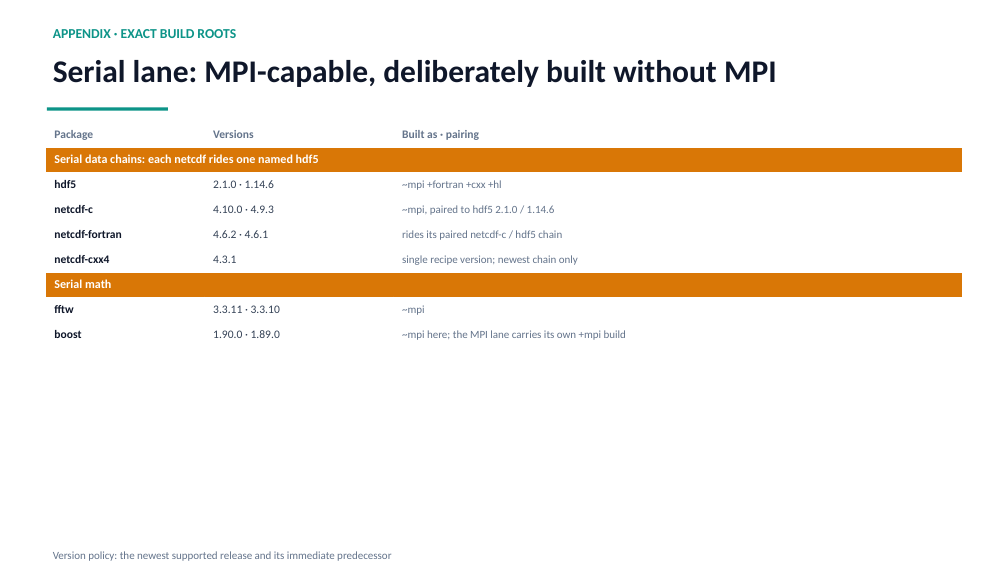
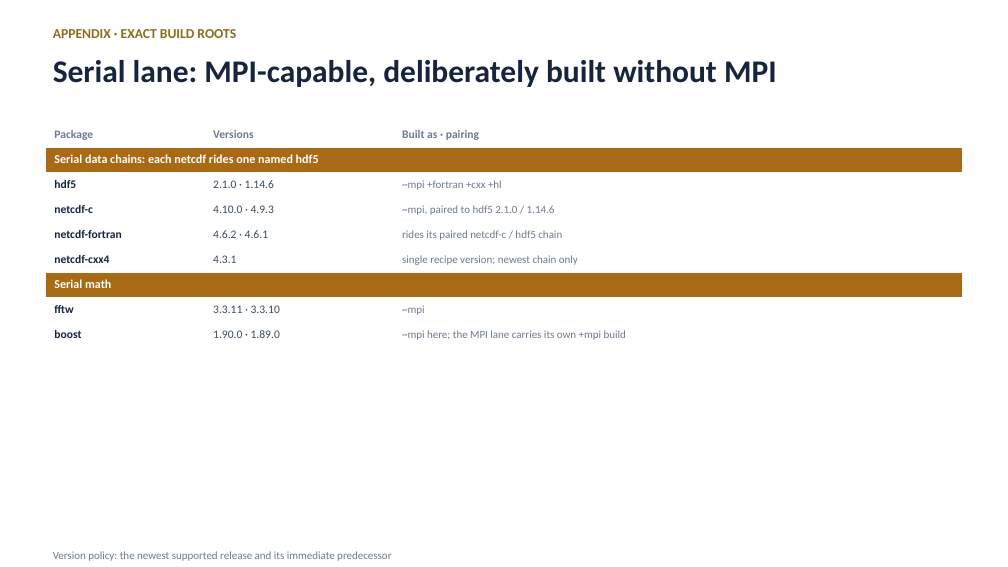
Before and after one commit to ray12514/stack-planning, a slide deck: slide 13 of presentations/cse_lanes_model.pptx. Drawn at 1008x567 pixels with LibreOffice and Linux fonts; fonts in the diff are those of the drawing. Boxes give left, top, right and bottom in pixels: in the first picture for what was removed or moved away, otherwise in the second. Text is boxed around its words. In the diff, an @@ line names an element or a change of style, - is before the commit and + after.

Commit message:
Deck: navy and gold palette, and drop the machine-design tells
The old palette was the Tailwind default color set verbatim, which is a
soft fingerprint of generated design, and the deck carried two stronger
ones: an accent rule under every title and coloured edge stripes on the
cards. The palette is now a hand-tuned navy and gold family in the HPCMP
direction, the title rule is gone, and the stripes are replaced by
colouring the card's own heading, which keeps the lane colour coding
without the stripe.

```diff
--- a/presentations/cse_lanes_model.pptx
+++ b/presentations/cse_lanes_model.pptx
@@ text "APPENDIX · EXACT BUILD ROOTS" at <box>53,29,236,38</box>: text colour #0D9488 to #8C6D1F @@
@@ text "Serial lane: MPI-capable, deliberately built ..." at <box>53,60,777,87</box>: text colour #0F172A to #16243D @@
@@ rectangle removed at <box>47,107,168,110</box> @@
@@ table at <box>45,123,963,347</box> @@
@@ fill #D97706 to #A86A14 in 2 cells @@
@@ text colour #64748B to #6E7B90 in "Package", "Versions", "Built as · pairing", "~mpi +fortran +cxx +hl" and 5 more places @@
@@ text colour #0F172A to #16243D in "hdf5", "netcdf-c", "netcdf-fortran", "netcdf-cxx4" and 2 more places @@
@@ text colour #334155 to #3B4A63 in "2.1.0 · 1.14.6", "4.10.0 · 4.9.3", "4.6.2 · 4.6.1", "4.3.1" and 2 more places @@
```
Also in this commit, not shown: 13 other slides changed, 1 other file.
